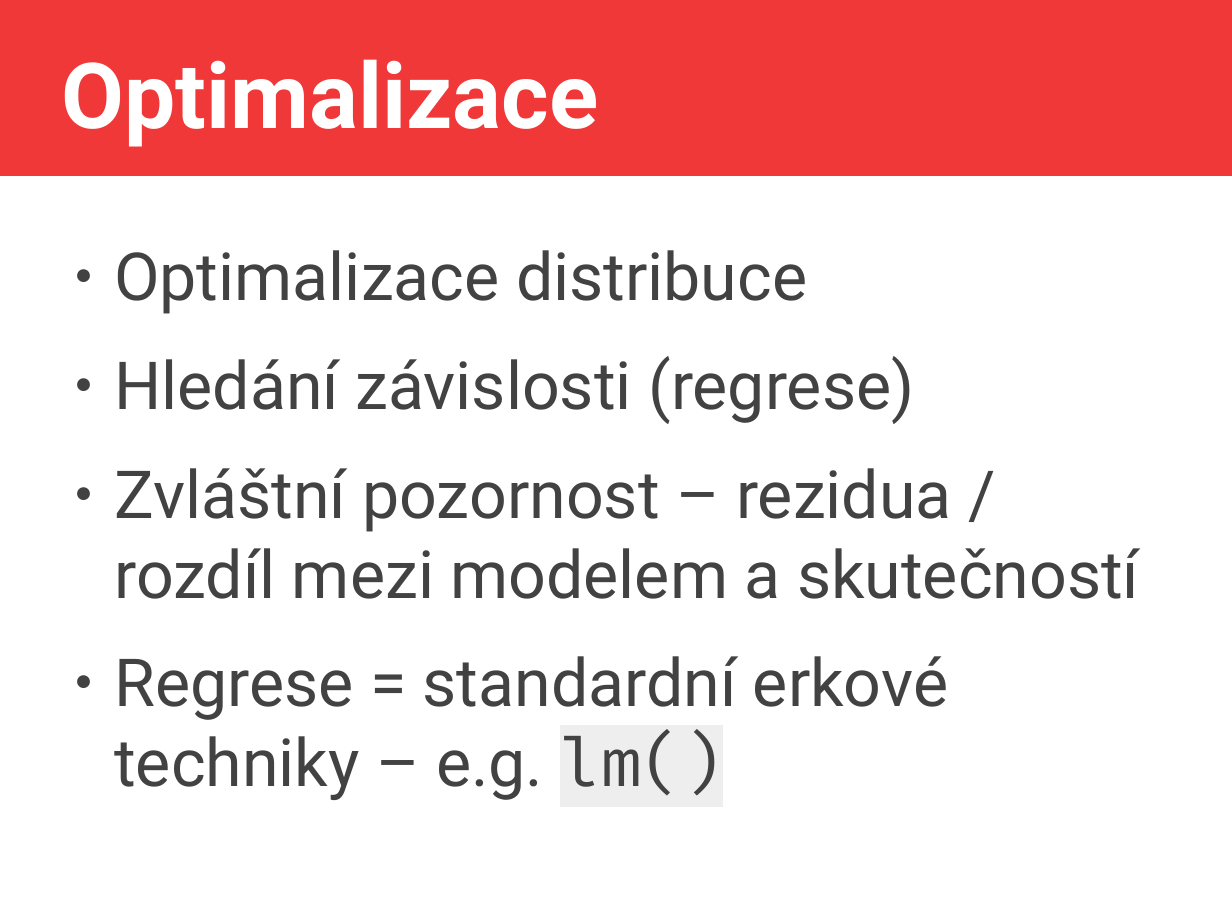
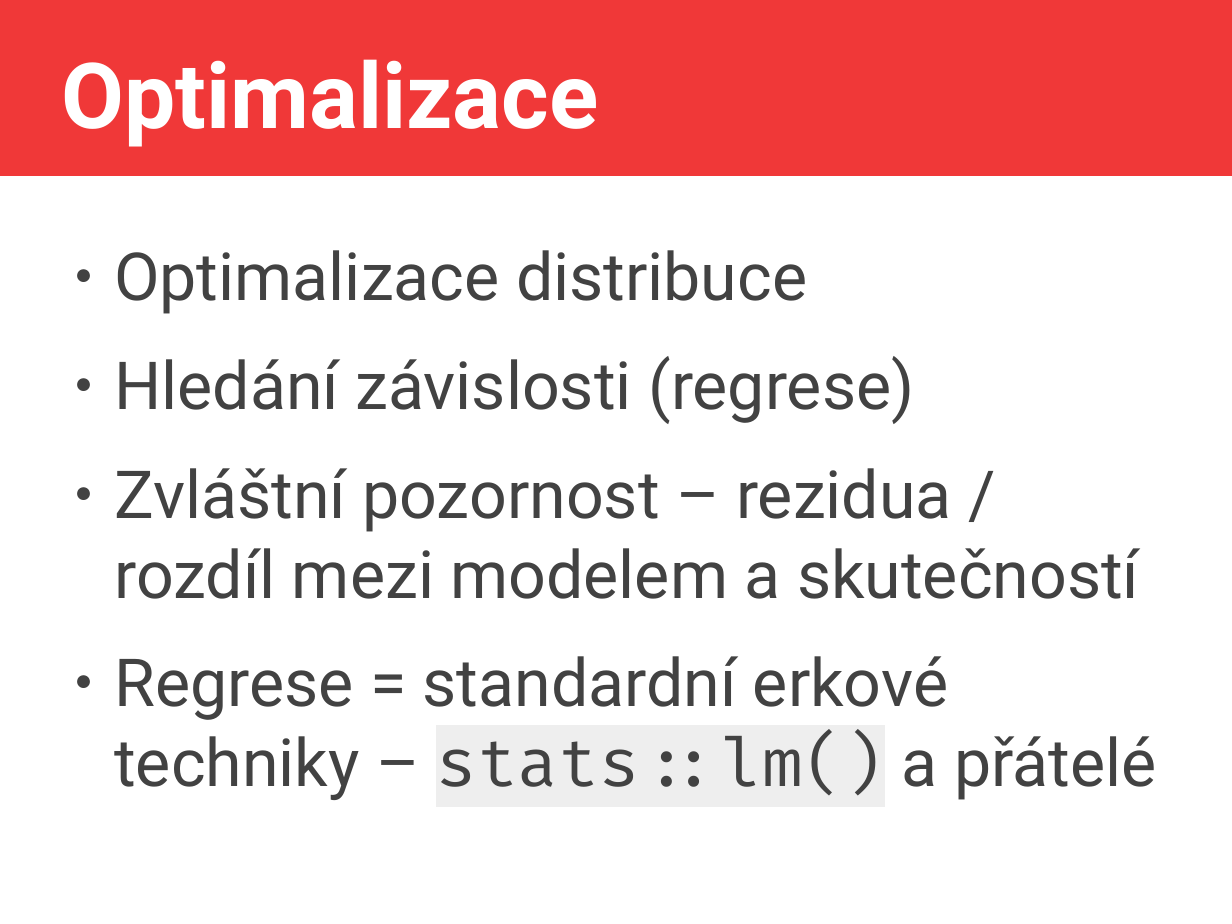
Before and after one commit to jlacko/4EK418, a slide deck: slide 18 of prez/4 -advanced calculations.odp (slide 17 before the commit). Drawn at 1232x924 pixels with LibreOffice and Linux fonts; fonts in the diff are those of the drawing. Boxes give left, top, right and bottom in pixels: in the first picture for what was removed or moved away, otherwise in the second. Text is boxed around its words. In the diff, an @@ line names an element or a change of style, - is before the commit and + after.

```diff
--- a/prez/4 -advanced calculations.odp
+++ b/prez/4 -advanced calculations.odp
@@ text at [114, 656, 1156, 800]: text changed @@
-● Regrese = standardní erkové techniky – e.g. lm()
+● Regrese = standardní erkové techniky – stats::lm() a přátelé
```
Also in this commit, not shown: 2 other slides changed, 1 slide added, 3 other files.
